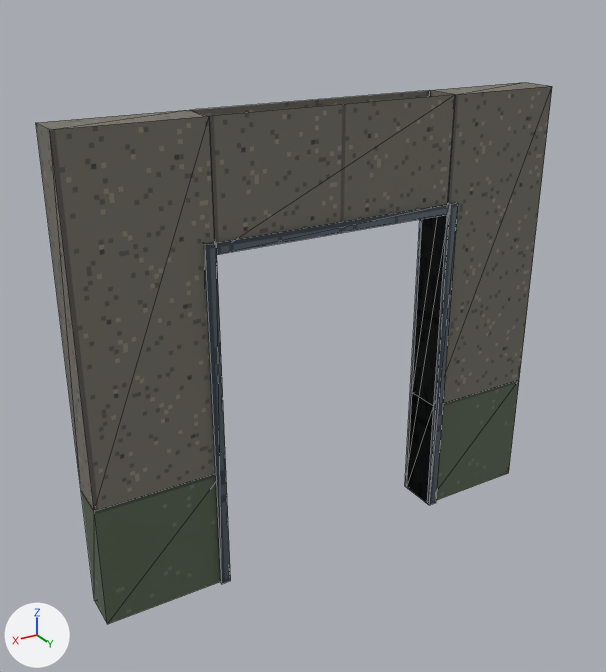
Before and after pictures for a commit that changed the glTF model game/assets/models/doorway.glb.
One viewpoint serves both versions: a 50 mm lens placed at (3.27, 5.08, 4.41), pointed at (0.23, 0.02, 1.88). Lighting does not change. The marker at lower left points along +X, +Y and +Z. The first picture is the older version. Mesh edges are drawn as thin lines. Where no turn or scale is listed for an object, it has been applied to the vertices. Vertices at exactly the same position are counted once.

The older version as bpy lines, for what is in view:
```python
me_doorway = bpy.data.meshes.new('doorway')
me_doorway.from_pydata(...)  # 48 vertices, 72 faces; spans x -2.0..2.0, y -0.18..0.18, z 0.0..3.6
# faces by material slot: [20, 26, 26]
me_doorway.materials.append(mat_paint)  # picture img_paint
me_doorway.materials.append(mat_concrete)  # picture img_concrete
me_doorway.materials.append(mat_metal)  # picture img_metal
ob_doorway_mesh = bpy.data.objects.new('doorway mesh', me_doorway)
ob_doorway_mesh.location = (0.0, 0.0, 0.0)
```
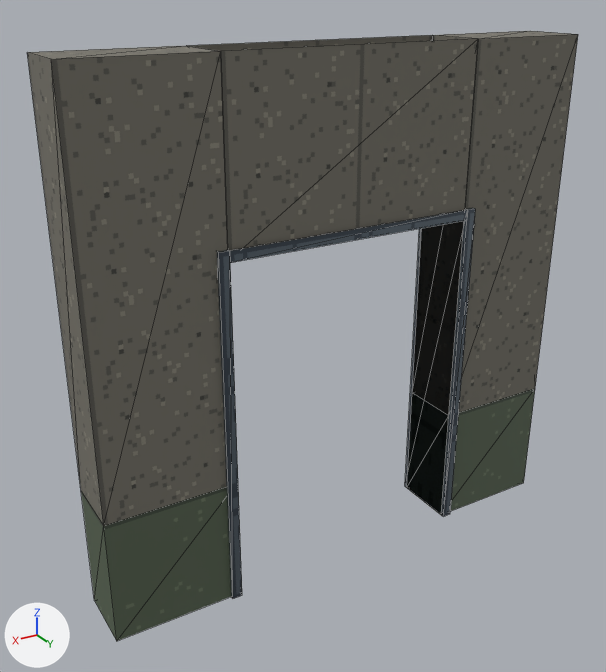
The newer file is also turned or shifted as a whole; pictures and numbers use the older file's frame.

Boxes [x1, y1, x2, y2] around the edits, measured in the pictures (606 x 672 px; the box of a moved part takes in the faces that stretch with it):
'doorway mesh', reshaped (7% wider, 13% taller)
    before: [36, 82, 552, 624]
    after: [27, 31, 578, 641]
part 1 of me_doorway, moved or reshaped
    before: [191, 90, 430, 116]
    after: [187, 35, 433, 51]
part 2 of me_doorway, moved or reshaped
    before: [81, 202, 519, 624]
    after: [81, 208, 535, 641]
part 3 of me_doorway, moved or reshaped
    before: [36, 82, 552, 511]
    after: [27, 31, 578, 526]

The edits, one by one:
me_doorway is used by ob_doorway_mesh; location (0.0, 0.0, 0.0).
me_doorway had 48 vertices, 72 faces and spanned x -2.0..2.0, y -0.18..0.18, z 0.0..3.6.
me_doorway now has 48 vertices, 72 faces and spans x -2.0..2.0, y -0.18..0.38, z 0.0..4.0.
me_doorway part 1: all 4 vertices in x -2.0..2.0, y -0.15, z 3.6 are moved by (0.0, 0.0, 0.4).
me_doorway part 2: all 20 vertices in x -2.0..2.0, y 0.15..0.18, z 0.0..2.78 are moved by (0.0, 0.2, 0.0).
me_doorway part 3: all 4 vertices in x -2.0..2.0, y 0.15, z 3.6 are moved by (0.0, 0.2, 0.4).
